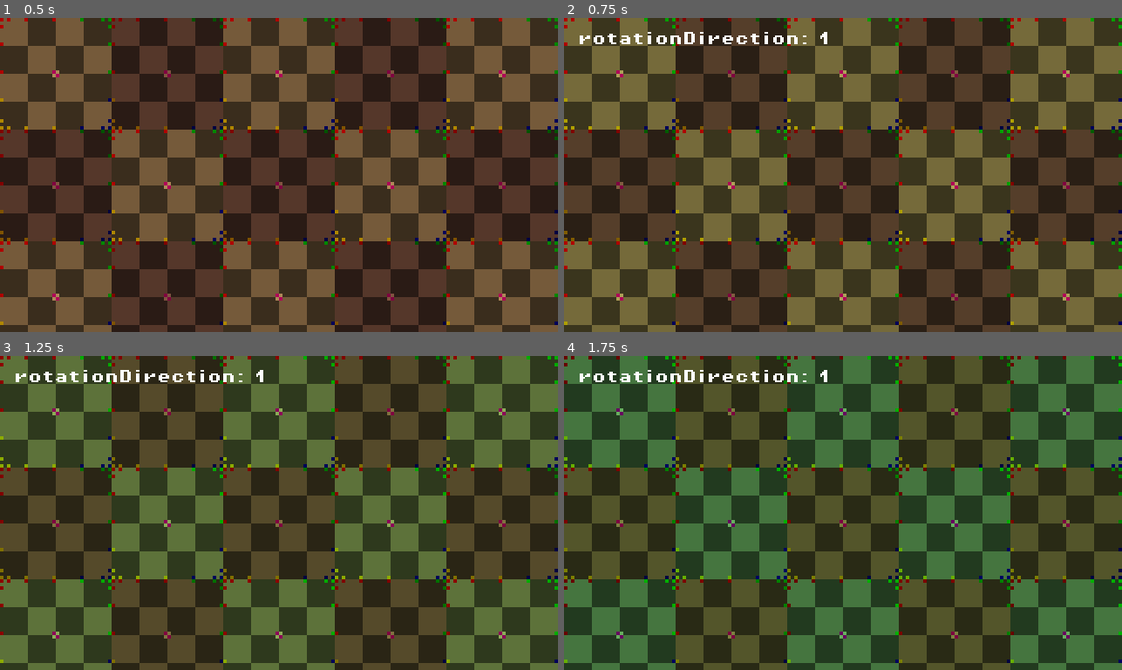
Above: before the commit, frames 1-4 (two rows, left to right).
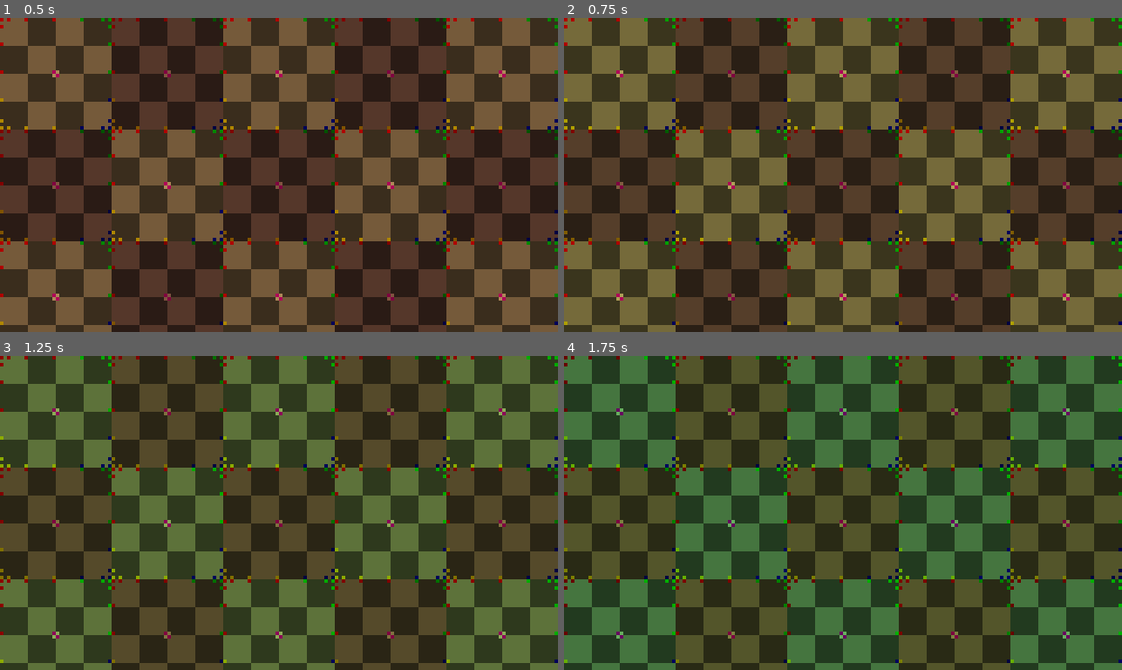
Above: after the commit, the same moments.

Repository: InvadingOctopus/comedot
Game: Godot game, scene res://Components/Control/TurningControlComponent.tscn
Two runs of this game, one before a commit and one after it. Both use one fixed random seed, a clock stepped at 60 frames per second and the inputs below. This scene is started directly instead of the project's main scene.
Inputs (mouse positions are in pixels of both pictures, inside the frame that each line leads up to):
- Up to frame 1 (0.5 s): no input
- Up to frame 2 (0.75 s): move the mouse to (965, 159) at 0.52 s; hold Right (moveRight) from 0.53 s (still down); click (965, 159) at 0.6 s
- Up to frame 3 (1.25 s): keep holding Right (moveRight); tap Space (jump) at 0.77 s
- Up to frame 4 (1.75 s): keep holding Right (moveRight); move the mouse to (731, 528) at 1.27 s; right-click (731, 528) at 1.35 s; tap Space (jump) at 1.52 s

Frame 1 is identical in both runs. In frame 2, 0.6% of the frame differs, in the area x 2-48%, y 4-9%; in frame 3, 0.6%; in frame 4, 0.6%.
Error before the commit: Invalid access to property or key 'rotation' on a base object of type 'null instance'. (res://Components/Control/TurningControlComponent.gd:24)
Error after the commit: Attempt to call function 'findFirstChildOfType' in base 'null instance' on a null instance. (res://Components/Component.gd:119)

Commit message:
Update TurningControlComponent
- Use PlayerInputComponent
- Add isEnabled
- Hide debug info
- Refactor text

Diff:
--- a/Components/Control/TurningControlComponent.gd
+++ b/Components/Control/TurningControlComponent.gd
@@ -1,14 +1,28 @@
 ## Allows the player to rotate a node with left & right input actions.
-## Also known as "tank controls"
+## May be combined with the [ThrustControlComponent] to provide "tank-like" controls, similar to Asteroids.
+## Requirements: [PlayerInputComponent]
 
 class_name TurningControlComponent
 extends Component
 
 
+#region Parameters
+@export_range(0.1, 20, 0.1) var rotationSpeed: float = 5.0
+
 ## Override this to rotate a different node instead of the parent [Entity], such as a [GunComponent].
 @export var nodeToRotate: Node2D = null
 
-@export_range(0.1, 20, 0.1) var rotationSpeed: float = 5.0
+@export var isEnabled: bool = true
+#endregion
+
+
+#region State
+var playerInputComponent: PlayerInputComponent:
+	get:
+		if not playerInputComponent:
+			playerInputComponent = self.findCoComponent(PlayerInputComponent)
+		return playerInputComponent
+#endregion
 
 
 func _ready():
@@ -17,8 +31,10 @@
 
 
 func _physics_process(delta: float):
-	var rotationDirection := Input.get_axis(GlobalInput.Actions.turnLeft, GlobalInput.Actions.turnRight)
-	if not rotationDirection: return
-	Debug.watchList.rotationDirection = rotationDirection
+	if not isEnabled: return
 
-	nodeToRotate.rotation += (rotationSpeed * rotationDirection) * delta
+	var rotationDirection: float = playerInputComponent.turnInput
+
+	if rotationDirection: nodeToRotate.rotation += (rotationSpeed * rotationDirection) * delta
+
+	#Debug.watchList.rotationDirection = rotationDirection
